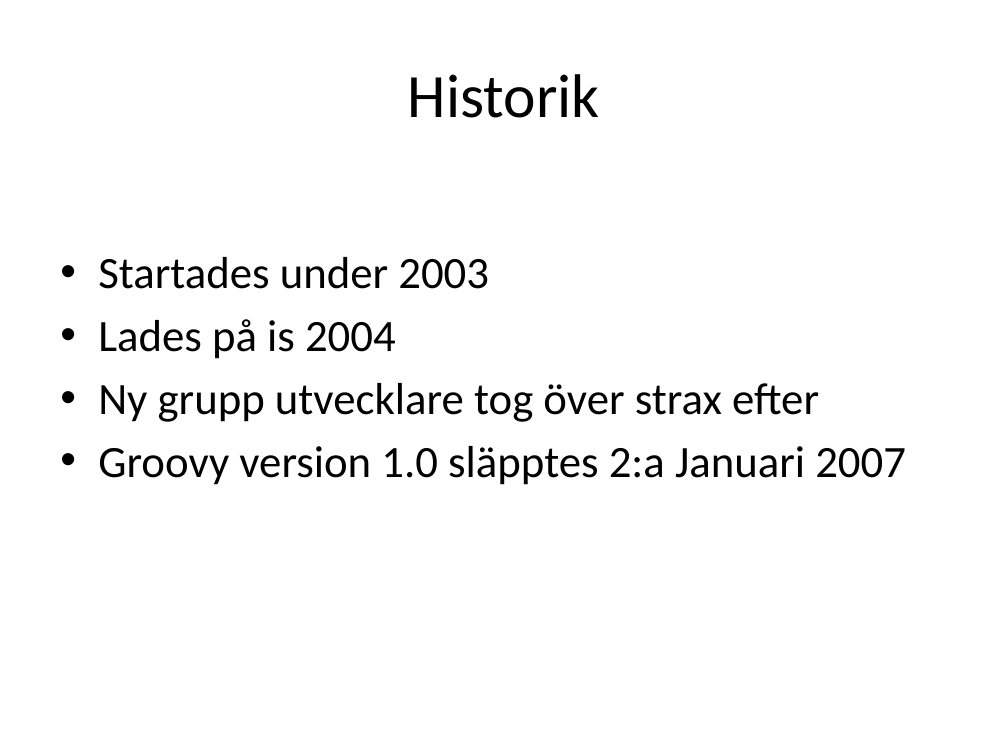
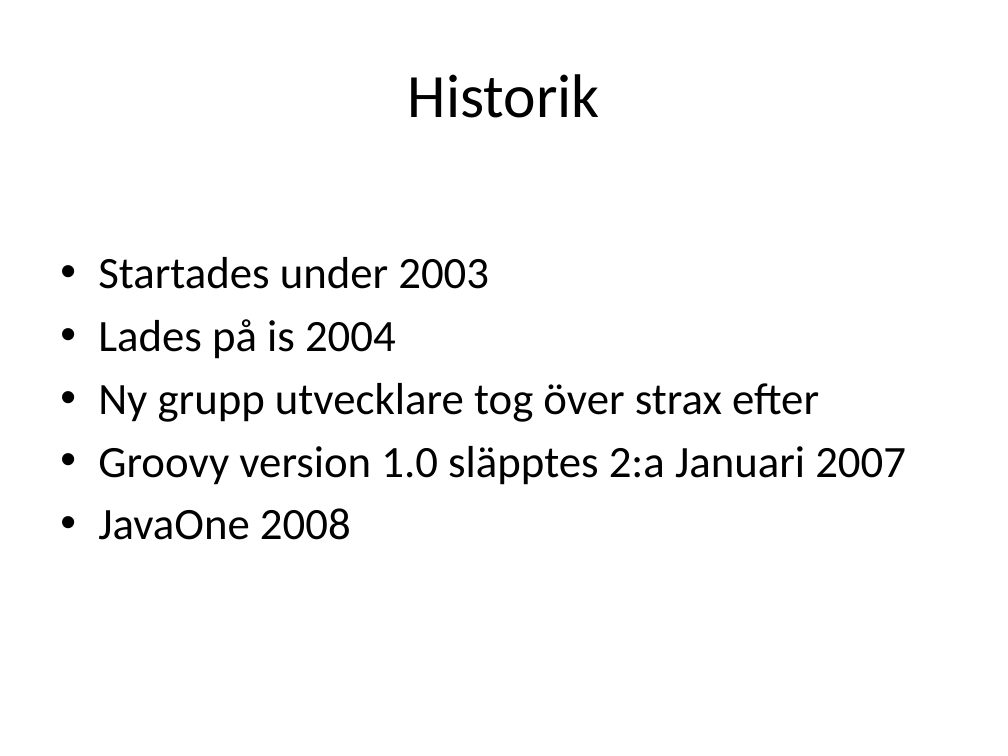
Before and after one commit to me97esn/groovyseminarium, a slide deck: slide 3 of groovyseminarie/dokument/groovyseminarium_source.pptx (slide 2 before the commit). Drawn at 1008x756 pixels with LibreOffice and Linux fonts; fonts in the diff are those of the drawing. Boxes give left, top, right and bottom in pixels: in the first picture for what was removed or moved away, otherwise in the second. Text is boxed around its words. In the diff, an @@ line names an element or a change of style, - is before the commit and + after.

```diff
--- a/groovyseminarie/dokument/groovyseminarium_source.pptx
+++ b/groovyseminarie/dokument/groovyseminarium_source.pptx
@@ text at (98,508,351,540): paragraph added @@
+• JavaOne 2008
```
Also in this commit, not shown: 6 other slides changed, 3 slides added, 1 slide removed, 9 other files.
